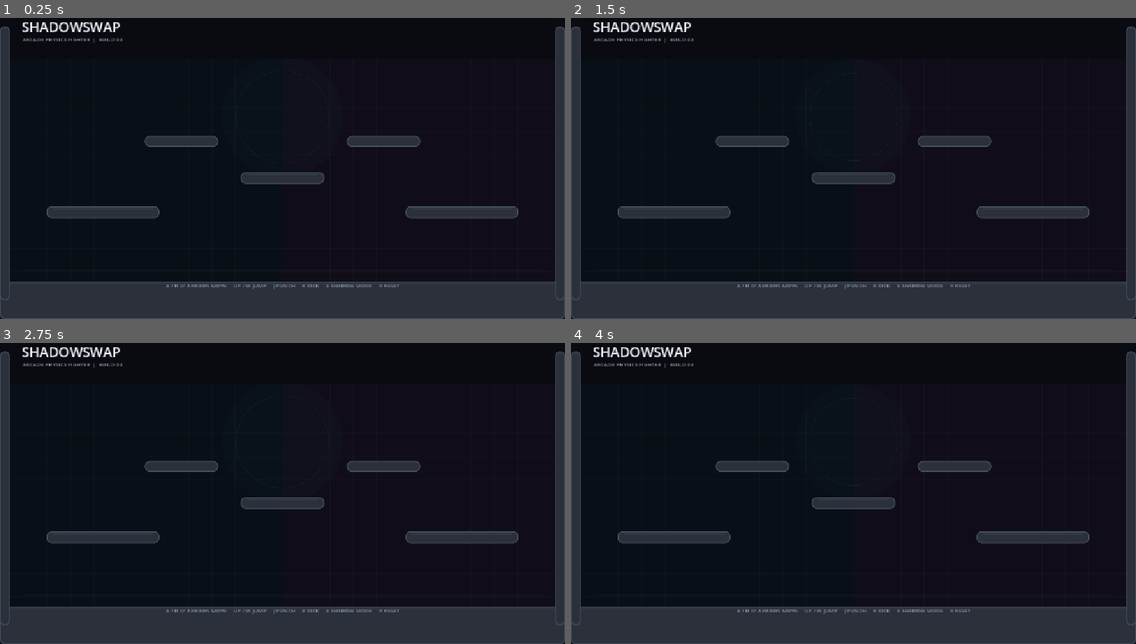
Above: before the commit, frames 1-4 (two rows, left to right).
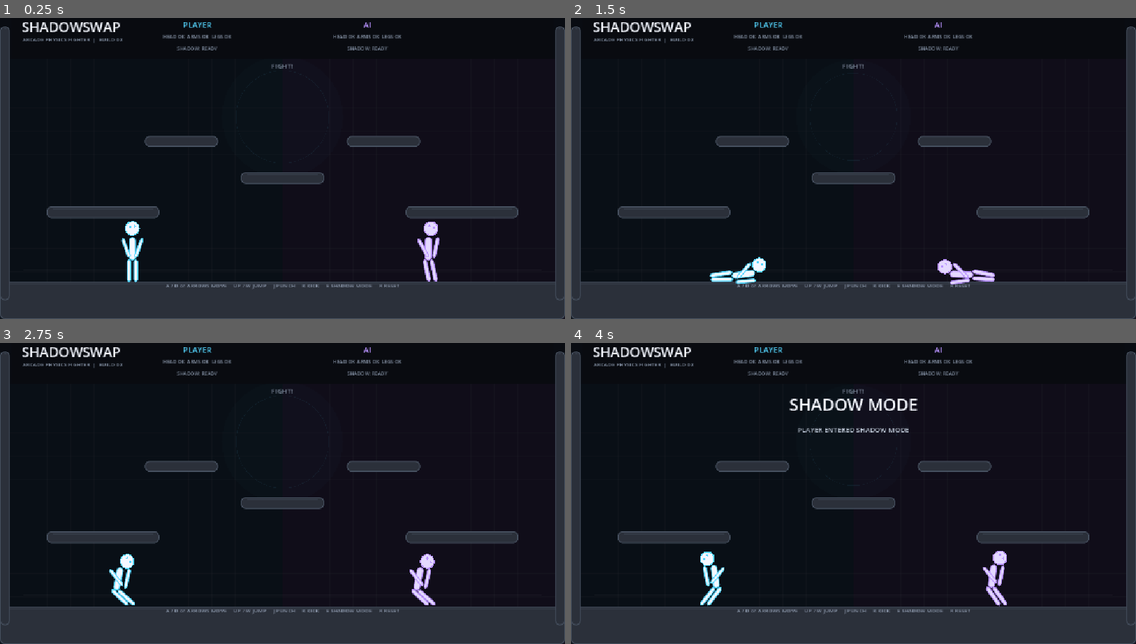
Above: after the commit, the same moments.

Repository: divanburke/ShadowSwap
Game: Godot game, scene res://main.tscn
Same seed, same stepped clock (60 frames per second), same inputs: the game is played once before the commit and once after it.
Inputs:
- Up to frame 1 (0.25 s): no input
- Up to frame 2 (1.5 s): tap Enter at 0.5 s; hold Right (ui_right) from 0.53 s (still down); tap R at 0.6 s; tap Up at 0.77 s; tap J at 1.35 s
- Up to frame 3 (2.75 s): tap Up at 1.52 s; tap R at 1.55, 2.3 s; release Right (ui_right) at 2.03 s; hold Left (ui_left) from 2.03 s (still down); hold K from 2.03 s (still down)
- Up to frame 4 (4 s): release Left (ui_left) at 2.78 s; release K at 2.78 s; hold Right (ui_right) from 2.78 s (still down); tap E at 2.85 s; tap Up at 3.02, 3.77 s; tap R at 3.05, 3.6 s

The runs differ from the first frame. In frame 1, 1.3% of the frame differs, in the area x 21-78%, y 1-88%; in frame 2, 1.3%; in frame 3, 1.2%; in frame 4, 2.0%, in the area x 22-78%, y 1-88%.
Error before the commit: Parse Error: Too few arguments for "make_joint()" call. Expected at least 5 but received 3. (res://scripts/fighter.gd:100)

Commit message:
Replace broken fighter controller with clean articulated physics

Diff:
--- a/scripts/fighter.gd
+++ b/scripts/fighter.gd
@@ -2,27 +2,28 @@
 
 const LimbScript = preload("res://scripts/limb.gd")
 
-# Compact stick-fighter proportions.
+# Stick-fighter proportions.
 const BODY_SIZE = Vector2(14, 48)
 const HEAD_RADIUS = 14.0
 const ARM_SIZE = Vector2(8, 42)
 const LEG_SIZE = Vector2(9, 46)
 
-# Movement is intentionally direct and responsive, closer to an arcade fighter.
-const MOVE_FORCE = 1050.0
-const AIR_MOVE_FORCE = 620.0
+# Movement is applied as force so momentum, gravity, collisions and impacts
+# remain part of the same physics simulation.
+const MOVE_FORCE = 1150.0
+const AIR_MOVE_FORCE = 650.0
 const MAX_MOVE_SPEED = 300.0
-const GROUND_DRAG = 2.5
+const GROUND_DRAG = 2.8
 const AIR_DRAG = 0.55
 const JUMP_SPEED = 520.0
 const MAX_FALL_SPEED = 820.0
 
-# Soft balance forces keep the fighter naturally upright without hard-locking it.
-const BALANCE_STRENGTH = 2100.0
-const BALANCE_DAMPING = 105.0
-
-const PUNCH_REACH = 62.0
-const KICK_REACH = 74.0
+# Gentle balance assistance. The torso is never hard-set upright.
+const BALANCE_STRENGTH = 2400.0
+const BALANCE_DAMPING = 125.0
+
+const PUNCH_REACH = 64.0
+const KICK_REACH = 76.0
 
 var owner_game
 var is_player = false
@@ -97,15 +98,57 @@
 	parts["left_leg"] = create_part("left_leg", left_leg_position, LEG_SIZE, "rect")
 	parts["right_leg"] = create_part("right_leg", right_leg_position, LEG_SIZE, "rect")
 
-	joints["head"] = make_joint(parts["torso"], parts["head"], torso_position + Vector2(0, -25))
-	joints["left_arm"] = make_joint(parts["torso"], parts["left_arm"], torso_position + Vector2(-9, -17))
-	joints["right_arm"] = make_joint(parts["torso"], parts["right_arm"], torso_position + Vector2(9, -17))
-	joints["left_leg"] = make_joint(parts["torso"], parts["left_leg"], torso_position + Vector2(-6, 25))
-	joints["right_leg"] = make_joint(parts["torso"], parts["right_leg"], torso_position + Vector2(6, 25))
+	joints["head"] = make_joint(
+		parts["torso"],
+		parts["head"],
+		torso_position + Vector2(0, -25),
+		-0.45,
+		0.45
+	)
+
+	joints["left_arm"] = make_joint(
+		parts["torso"],
+		parts["left_arm"],
+		torso_position + Vector2(-9, -17),
+		-2.20,
+		1.10
+	)
+
+	joints["right_arm"] = make_joint(
+		parts["torso"],
+		parts["right_arm"],
+		torso_position + Vector2(9, -17),
+		-1.10,
+		2.20
+	)
+
+	joints["left_leg"] = make_joint(
+		parts["torso"],
+		parts["left_leg"],
+		torso_position + Vector2(-6, 25),
+		-1.15,
+		1.15
+	)
+
+	joints["right_leg"] = make_joint(
+		parts["torso"],
+		parts["right_leg"],
+		torso_position + Vector2(6, 25),
+		-1.15,
+		1.15
+	)
 
 	var torso = parts["torso"]
-	torso.linear_damp = 6.0
-	torso.angular_damp = 8.0
+	torso.linear_damp = 1.0
+	torso.angular_damp = 2.7
+
+	var ground_ray = RayCast2D.new()
+	ground_ray.name = "GroundRay"
+	ground_ray.position = Vector2(0, 18)
+	ground_ray.target_position = Vector2(0, 62)
+	ground_ray.collision_mask = 1
+	ground_ray.enabled = true
+	torso.add_child(ground_ray)
 
 
 func create_part(part_name, world_position, size_value, shape_kind):
@@ -125,7 +168,7 @@
 	joint.angular_limit_enabled = true
 	joint.angular_limit_lower = lower_angle
 	joint.angular_limit_upper = upper_angle
-	joint.softness = 0.12
+	joint.softness = 0.15
 	add_child(joint)
 	joint.node_a = joint.get_path_to(body_a)
 	joint.node_b = joint.get_path_to(body_b)
@@ -142,6 +185,7 @@
 
 	if shadow_mode_time > 0.0:
 		shadow_mode_time = maxf(shadow_mode_time - delta, 0.0)
+
 		if shadow_mode_time <= 0.0:
 			set_shadow_visual(false)
 
@@ -159,13 +203,13 @@
 	if torso == null:
 		return
 
-	var move_direction = Input.get_axis("ui_left", "ui_right")
-
-	# Also support A/D without requiring the user to configure Input Map actions.
-	if Input.is_key_pressed(KEY_A):
-		move_direction = -1.0
-	elif Input.is_key_pressed(KEY_D):
-		move_direction = 1.0
+	var move_direction = 0.0
+
+	if Input.is_key_pressed(KEY_A) or Input.is_key_pressed(KEY_LEFT):
+		move_direction -= 1.0
+
+	if Input.is_key_pressed(KEY_D) or Input.is_key_pressed(KEY_RIGHT):
+		move_direction += 1.0
 
 	if move_direction != 0.0:
 		facing = move_direction
@@ -213,40 +257,36 @@
 	ai_think_timer -= delta
 	ai_jump_timer -= delta
 
-	if ai_think_timer <= 0.0:
-		ai_think_timer = ai_rng.randf_range(0.08, 0.18)
-
-		var desired = sign(dx)
-
-		# Give the AI room to react to an opponent in Shadow Mode.
-		if opponent.shadow_mode_time > 0.0 and distance < 180.0:
-			desired = -sign(dx)
-		elif distance < 120.0 and ai_rng.randf() < 0.18:
-			desired = -desired
-
-		if attack_cooldown <= 0.0 and distance < KICK_REACH + 12.0:
-			if ai_rng.randf() < 0.55:
-				try_attack("punch")
-			else:
-				try_attack("kick")
-
-		if shadow_mode_cooldown <= 0.0 and shadow_mode_time <= 0.0:
-			if distance < 190.0 and ai_rng.randf() < 0.12:
-				try_shadow_mode()
-
-		if ai_jump_timer <= 0.0 and ai_rng.randf() < 0.18:
-			ai_jump_timer = ai_rng.randf_range(0.7, 1.5)
-			if distance > 100.0 or opponent.is_attack_active():
-				try_jump()
-
-		set_ai_move(desired)
-
-
-func set_ai_move(direction):
-	if direction == 0.0:
-		return
-
-	facing = direction
+	if ai_think_timer > 0.0:
+		return
+
+	ai_think_timer = ai_rng.randf_range(0.08, 0.18)
+
+	var desired = sign(dx)
+
+	if opponent.shadow_mode_time > 0.0 and distance < 180.0:
+		desired = -sign(dx)
+	elif distance < 120.0 and ai_rng.randf() < 0.18:
+		desired = -desired
+
+	if attack_cooldown <= 0.0 and distance < KICK_REACH + 14.0:
+		if ai_rng.randf() < 0.55:
+			try_attack("punch")
+		else:
+			try_attack("kick")
+
+	if shadow_mode_cooldown <= 0.0 and shadow_mode_time <= 0.0:
+		if distance < 190.0 and ai_rng.randf() < 0.12:
+			try_shadow_mode()
+
+	if ai_jump_timer <= 0.0 and ai_rng.randf() < 0.18:
+		ai_jump_timer = ai_rng.randf_range(0.7, 1.5)
+
+		if distance > 100.0 or opponent.is_attack_active():
+			try_jump()
+
+	if desired != 0.0:
+		facing = desired
 
 
 func update_movement(delta):
@@ -259,63 +299,87 @@
 	if is_player:
 		if Input.is_key_pressed(KEY_A) or Input.is_key_pressed(KEY_LEFT):
 			move_direction -= 1.0
+
 		if Input.is_key_pressed(KEY_D) or Input.is_key_pressed(KEY_RIGHT):
 			move_direction += 1.0
 	else:
 		var opponent = owner_game.call("get_opponent", self)
+
 		if opponent != null and not opponent.defeated:
 			var opponent_torso = opponent.parts.get("torso")
+
 			if opponent_torso != null:
-				move_direction = sign(opponent_torso.global_position.x - torso.global_position.x)
-
-				if opponent.shadow_mode_time > 0.0 and absf(opponent_torso.global_position.x - torso.global_position.x) < 180.0:
+				move_direction = sign(
+					opponent_torso.global_position.x - torso.global_position.x
+				)
+
+				var distance = absf(
+					opponent_torso.global_position.x - torso.global_position.x
+				)
+
+				if opponent.shadow_mode_time > 0.0 and distance < 180.0:
 					move_direction *= -1.0
 
-				if absf(opponent_torso.global_position.x - torso.global_position.x) < 82.0 and ai_rng.randf() < 0.12:
+				if distance < 82.0 and ai_rng.randf() < 0.10:
 					move_direction *= -1.0
 
 	var leg_factor = get_leg_factor()
-	var target_speed = move_direction * MOVE_SPEED * leg_factor
-	var accel = ACCELERATION
-
-	if not is_grounded():
-		accel = AIR_ACCELERATION
-
-	if move_direction == 0.0:
-		var friction = GROUND_FRICTION
-		if not is_grounded():
-			friction = AIR_FRICTION
-
+	var grounded = is_grounded()
+
+	if move_direction != 0.0:
+		var drive_force = MOVE_FORCE if grounded else AIR_MOVE_FORCE
+		torso.apply_central_force(
+			Vector2(move_direction * drive_force * leg_factor, 0.0)
+		)
+	else:
+		var drag = GROUND_DRAG if grounded else AIR_DRAG
 		torso.linear_velocity.x = move_toward(
 			torso.linear_velocity.x,
 			0.0,
-			friction * delta
+			MAX_MOVE_SPEED * drag * delta
 		)
-	else:
+
+	var speed_limit = MAX_MOVE_SPEED * leg_factor
+
+	if absf(torso.linear_velocity.x) > speed_limit:
 		torso.linear_velocity.x = move_toward(
 			torso.linear_velocity.x,
-			target_speed,
-			accel * delta
+			sign(torso.linear_velocity.x) * speed_limit,
+			100.0 * delta
 		)
 
 	torso.linear_velocity.y = minf(torso.linear_velocity.y, MAX_FALL_SPEED)
 
 
+func apply_balance():
+	var torso = parts.get("torso")
+
+	if torso == null or detached["torso"]:
+		return
+
+	# Physics-based stabilization: the body can fall over and get hit around,
+	# but a small restoring torque encourages a human standing posture.
+	var angle_error = wrapf(torso.rotation, -PI, PI)
+
+	var torque = -angle_error * BALANCE_STRENGTH
+	torque -= torso.angular_velocity * BALANCE_DAMPING
+
+	torso.apply_torque(torque)
+
+
 func is_grounded():
 	var torso = parts.get("torso")
+
 	if torso == null:
 		return false
 
 	var ray = torso.get_node_or_null("GroundRay") as RayCast2D
+
 	if ray == null:
-		ray = RayCast2D.new()
-		ray.name = "GroundRay"
-		ray.target_position = Vector2(0, 86)
-		ray.collision_mask = 1
-		ray.enabled = true
-		ray.position = Vector2(0, -2)
-		torso.add_child(ray)
-
+		return false
+
+	# Keep the ray pointed down in world space even when the torso is tilted.
+	ray.global_rotation = 0.0
 	ray.force_raycast_update()
 
 	return ray.is_colliding()
@@ -328,17 +392,23 @@
 	if detached["torso"]:
 		return
 
-	if get_leg_factor() <= 0.35:
-		return
-
-	var torso = parts.get("torso")
+	var leg_factor = get_leg_factor()
+
+	if leg_factor <= 0.35:
+		return
+
+	var torso = parts.get("torso")
+
 	if torso == null or not is_grounded():
 		return
 
-	torso.apply_central_impulse(Vector2(
-		0.0,
-		-JUMP_SPEED * torso.mass * (0.82 + get_leg_factor() * 0.18)
-	))
+	torso.apply_central_impulse(
+		Vector2(
+			0.0,
+			-JUMP_SPEED * torso.mass * (0.88 + leg_factor * 0.12)
+		)
+	)
+
 	jump_cooldown = 0.34
 
 
@@ -356,21 +426,23 @@
 		return
 
 	var opponent = owner_game.call("get_opponent", self)
+
 	if opponent == null or opponent.defeated:
 		return
 
 	var torso = parts.get("torso")
+
 	if torso == null:
 		return
 
 	var reach = PUNCH_REACH
 	var damage = 1.0
 	var knockback = 470.0
-	var origin = torso.global_position + Vector2(facing * 26.0, 0)
+	var origin = torso.global_position + Vector2(facing * 25.0, -3.0)
 
 	if kind == "kick":
 		reach = KICK_REACH
-		origin += Vector2(0, 20)
+		origin += Vector2(0.0, 20.0)
 		knockback = 600.0
 
 	var target_name = find_target(opponent, origin, reach)
@@ -384,11 +456,13 @@
 			if direction == 0.0:
 				direction = facing
 
-			var vertical = -0.15
+			var vertical = -0.12
+
 			if kind == "kick":
-				vertical = -0.30
+				vertical = -0.28
 
 			var boost = 1.0
+
 			if shadow_mode_time > 0.0:
 				boost = 1.4
 				damage = 1.35
@@ -398,10 +472,17 @@
 				knockback * vertical * boost
 			)
 
-			opponent.receive_hit(target_name, damage, impulse, kind)
-
-			# Small recoil makes attacks feel physical without destroying control.
-			torso.linear_velocity.x -= facing * 38.0
+			opponent.receive_hit(
+				target_name,
+				damage,
+				impulse,
+				kind
+			)
+
+			# Recoil comes from physics too, instead of teleporting the attacker.
+			torso.apply_central_impulse(
+				Vector2(-facing * 32.0, -12.0)
+			)
 
 	attack_cooldown = 0.34 if kind == "punch" else 0.48
 
@@ -415,6 +496,7 @@
 			continue
 
 		var part = opponent.parts.get(part_name)
+
 		if part == null:
 			continue
 
@@ -424,13 +506,13 @@
 		if distance > reach:
 			continue
 
-		# Prefer targets in front of the attacker, like a simple fighting hitbox.
-		var front_score = 0.0
-
-		if offset.x * facing < -6.0:
-			front_score = 22.0
-
-		var score = distance + front_score
+		# Hits favour the side the fighter is facing.
+		var side_penalty = 0.0
+
+		if offset.x * facing < -8.0:
+			side_penalty = 22.0
+
+		var score = distance + side_penalty
 
 		if score < best_score:
 			best_score = score
@@ -456,11 +538,13 @@
 	health[part_name] -= damage
 
 	var target = parts.get(part_name)
+
 	if target != null:
 		target.flash_hit()
 		target.apply_central_impulse(impulse)
 
 	var torso = parts.get("torso")
+
 	if torso != null and not detached["torso"]:
 		torso.apply_central_impulse(impulse * 0.18)
 
@@ -468,7 +552,12 @@
 		detach_part(part_name)
 
 	if attack_kind != "":
-		owner_game.call("report_hit", fighter_name, part_name, attack_kind)
+		owner_game.call(
+			"report_hit",
+			fighter_name,
+			part_name,
+			attack_kind
+		)
 
 
 func detach_part(part_name):
@@ -478,18 +567,23 @@
 	detached[part_name] = true
 
 	var joint = joints.get(part_name)
+
 	if joint != null:
 		joint.queue_free()
 		joints[part_name] = null
 
 	var limb = parts.get(part_name)
+
 	if limb != null:
-		limb.collision_mask = 1
+		limb.collision_mask = 3
 		limb.collision_layer = 2
-		limb.apply_central_impulse(Vector2(
-			facing * 120.0,
-			-140.0
-		))
+
+		limb.apply_central_impulse(
+			Vector2(
+				facing * 120.0,
+				-140.0
+			)
+		)
 
 	owner_game.call("part_lost", self, part_name)
 
@@ -499,7 +593,10 @@
 		defeated = true
 
 	if defeated:
-		owner_game.call_deferred("fighter_defeated", self)
+		owner_game.call_deferred(
+			"fighter_defeated",
+			self
+		)
 
 
 func get_detached_count():
@@ -526,7 +623,11 @@
 
 
 func can_shadow_mode():
-	return shadow_mode_cooldown <= 0.0 and shadow_mode_time <= 0.0 and not defeated
+	return (
+		shadow_mode_cooldown <= 0.0
+		and shadow_mode_time <= 0.0
+		and not defeated
+	)
 
 
 func try_shadow_mode():
@@ -542,6 +643,7 @@
 func set_shadow_visual(value):
 	for part_name in parts.keys():
 		var limb = parts[part_name]
+
 		if limb != null:
 			limb.set_shadowed(value)
 
